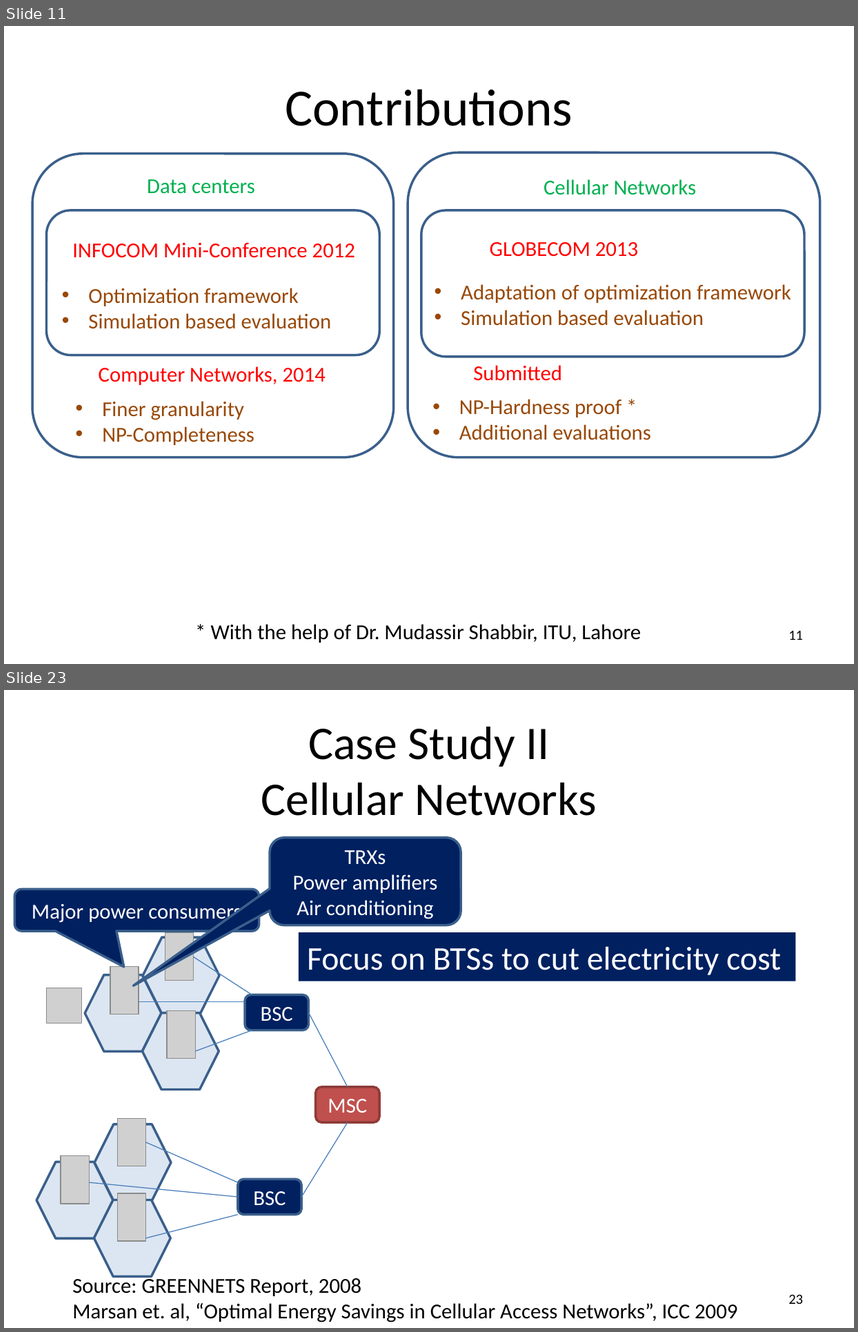
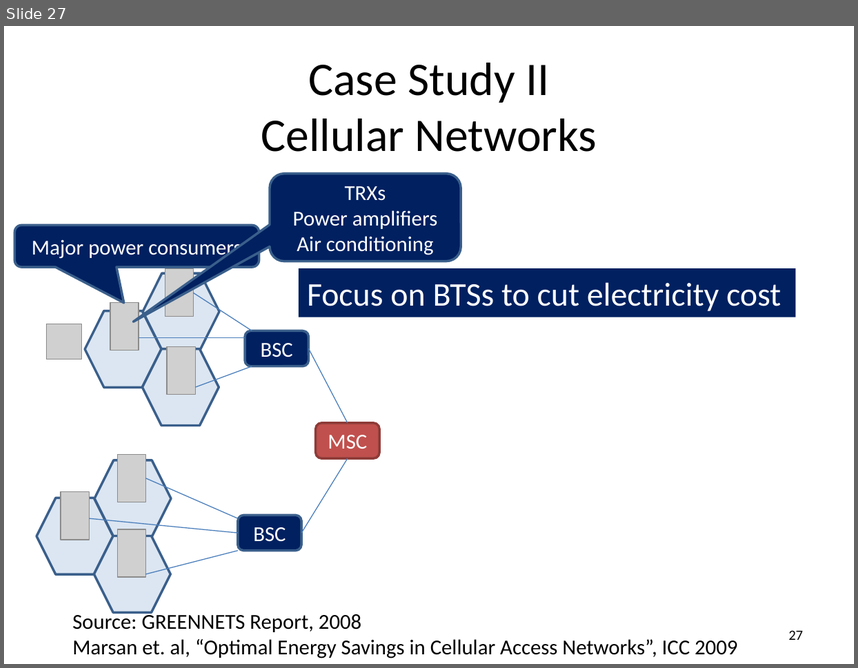
Before and after one commit to msaqib/Dissertation, a slide deck: RED-BLv8b.pptx. Shown one above the other, each under a label of ours: slides 11 and 23 before the commit, slide 27 after it; the slides between them are not shown. The pictures are 858x1332 and 858x668 pixels, drawn with LibreOffice and Linux fonts; fonts in the diff are those of the drawing; grey boxes stand for pictures. Boxes give left, top, right and bottom in pixels: in the first picture for what was removed or moved away, otherwise in the second. Text is boxed around its words. In the diff, an @@ line names an element or a change of style, - is before the commit and + after.

Commit message:
Changes submitted after defense

```diff
--- a/RED-BLv8b.pptx
+++ b/RED-BLv8b.pptx
@@ slide 11 removed at bbox=[4, 26, 854, 664], background #FFFFFF @@
@@ title removed at bbox=[285, 89, 573, 126] @@
-Contributions
@@ rounded rectangle removed at bbox=[32, 154, 393, 457] @@
@@ rounded rectangle removed at bbox=[408, 153, 820, 457] @@
@@ text removed at bbox=[147, 179, 255, 194] @@
-Data centers
@@ text removed at bbox=[544, 179, 697, 195] @@
-Cellular Networks
@@ rounded rectangle removed at bbox=[47, 210, 380, 355] @@
@@ rounded rectangle removed at bbox=[421, 210, 805, 357] @@
@@ text removed at bbox=[72, 243, 355, 258] @@
-INFOCOM Mini-Conference 2012
@@ text removed at bbox=[490, 242, 638, 256] @@
-GLOBECOM 2013
@@ text removed at bbox=[88, 288, 332, 329] @@
-• Optimization framework
-• Simulation based evaluation
@@ text removed at bbox=[461, 284, 791, 325] @@
-• Adaptation of optimization framework
-• Simulation based evaluation
@@ text removed at bbox=[99, 366, 326, 385] @@
-Computer Networks, 2014
@@ text removed at bbox=[473, 365, 562, 381] @@
-Submitted
@@ text removed at bbox=[102, 401, 254, 445] @@
-• Finer granularity
-• NP-Completeness
@@ text removed at bbox=[459, 399, 651, 440] @@
-• NP-Hardness proof *
-• Additional evaluations
@@ text removed at bbox=[211, 624, 641, 642] @@
-* With the help of Dr. Mudassir Shabbir, ITU, Lahore
@@ page number removed at bbox=[789, 630, 803, 639] @@
-11
@@ what was slide 23 is now slide 27 @@
@@ page number at bbox=[789, 630, 803, 639]: text changed @@
-23
+27
```
Also in this commit, not shown: 33 slides changed, 7 slides added, 1 other slide removed, 32 other files.
